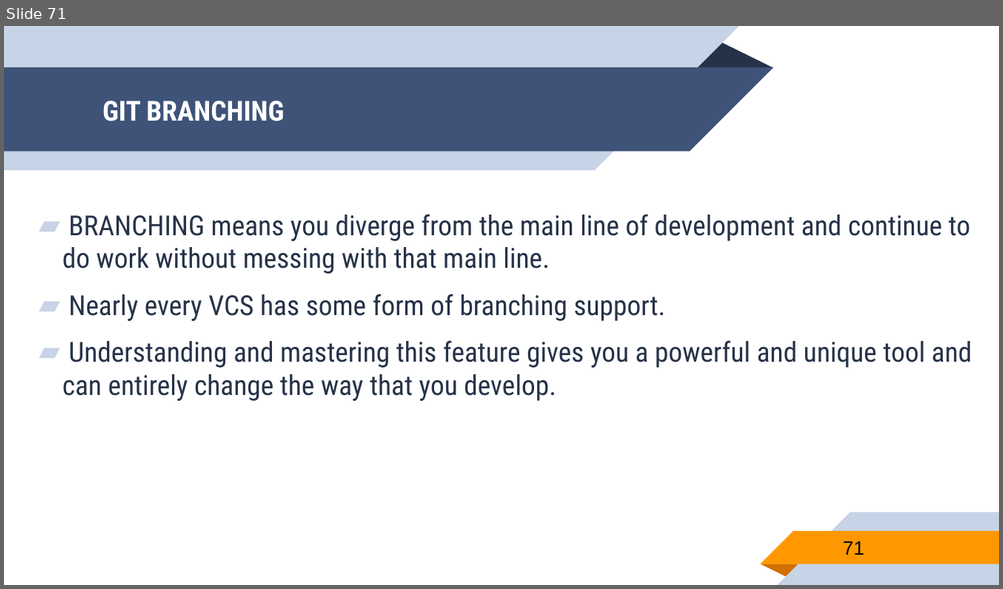
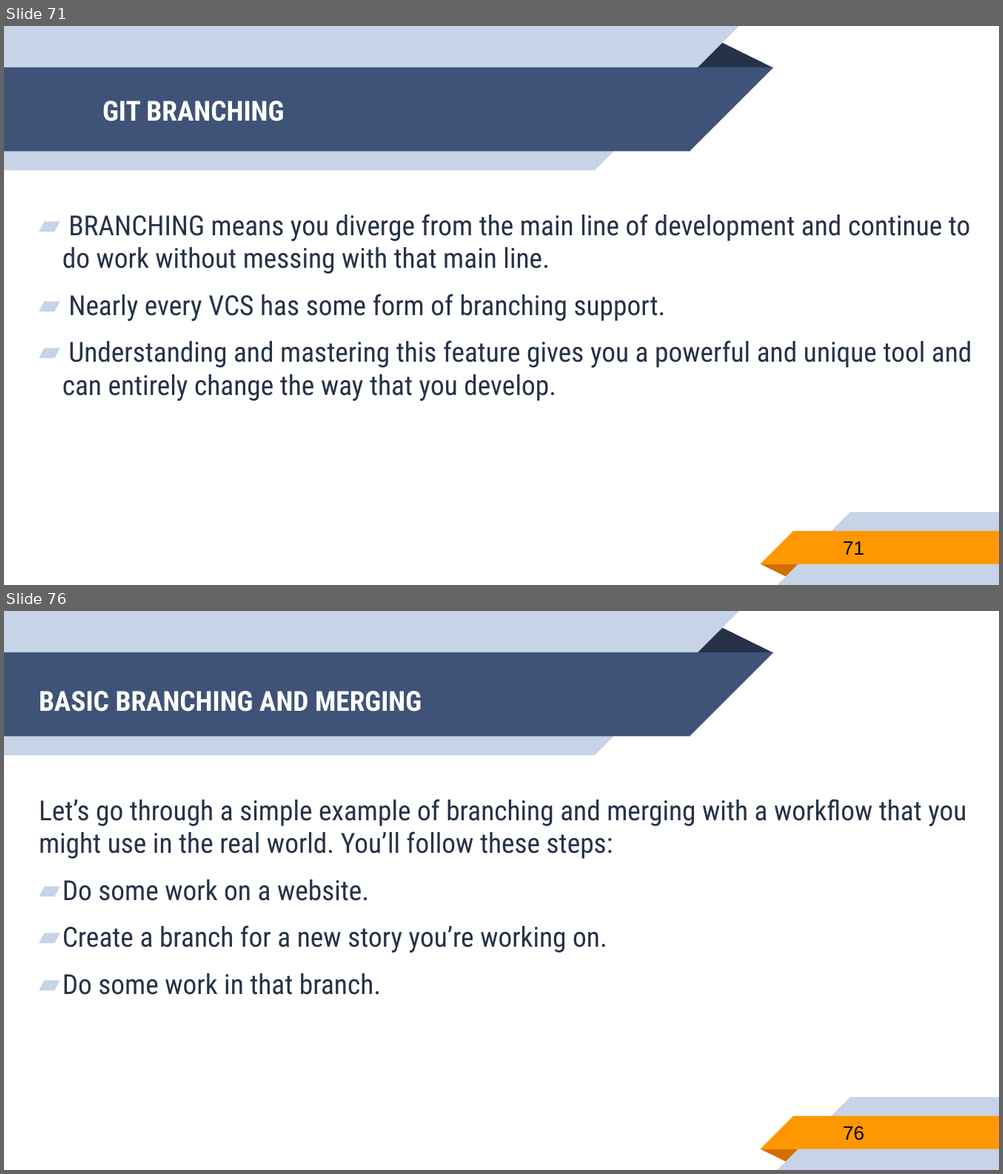
Before and after one commit to nguyentrongtiencntt/GIT, a slide deck: GIT.pptx. Shown one above the other, each under a label of ours: slide 71 before the commit, slides 71 and 76 after it; the slides between them are not shown. The pictures are 1003x589 and 1003x1174 pixels, drawn with LibreOffice and Linux fonts; fonts in the diff are those of the drawing. Boxes give left, top, right and bottom in pixels: in the first picture for what was removed or moved away, otherwise in the second. Text is boxed around its words. In the diff, an @@ line names an element or a change of style, - is before the commit and + after.

Commit message:
finish the basic branch and merge

```diff
--- a/GIT.pptx
+++ b/GIT.pptx
@@ slide 76 added at (4,611,999,1170), background #FFFFFF; not listed: 10 template elements that a slide beside it also shows @@
@@ title added at (39,691,421,712), 20 pt, text #FFFFFF, bold @@
+BASIC BRANCHING AND MERGING
@@ text added at (39,799,966,995), 20 pt, text #263248 @@
+Let’s go through a simple example of branching and merging with a workflow that you might use in the real world. You’ll follow these steps:
+▰ Do some work on a website.
+▰ Create a branch for a new story you’re working on.
+▰ Do some work in that branch.
@@ page number added at (842,1126,864,1141), 14 pt, text #000000 @@
+76
```
Also in this commit, not shown: 24 other slides added.
